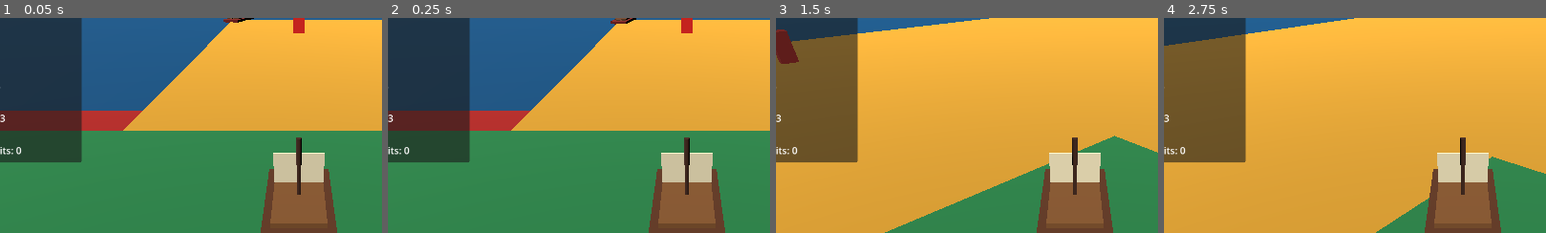
Above: before the commit, frames 1-4 (left to right).
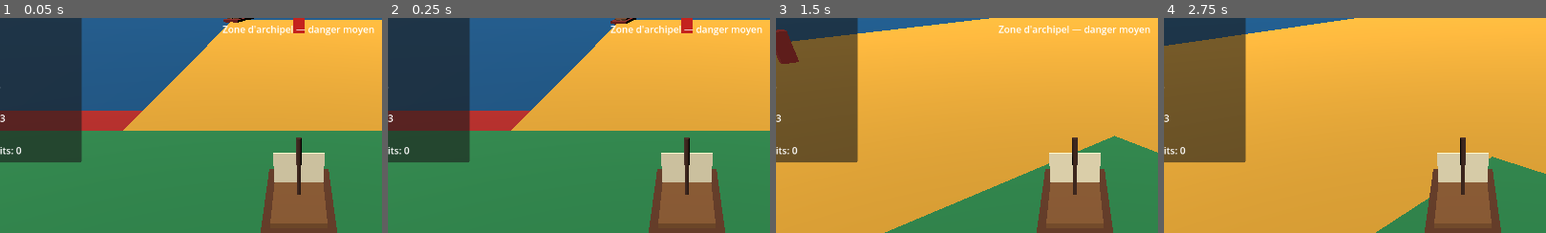
Above: after the commit, the same moments.

Repository: blou132/jeux-pirate
Game: Godot game, scene res://scenes/world/World.tscn
The game is run twice, just before and just after one commit, with the same random seed, the same clock (stepped at 60 frames per second) and the same inputs.
Inputs (mouse positions are % of the whole screen's width and height, from its top left):
- Up to frame 1 (0.05 s): no input
- Up to frame 2 (0.25 s): no input
- Up to frame 3 (1.5 s): tap Enter at 0.5 s; move the mouse to (72, 45) at 0.52 s; hold D 0.53-1.25 s; hold Z 0.53-1.25 s; click (72, 45) at 0.67 s; drag from (30, 55) to (45, 70) at 1.27 s
- Up to frame 4 (2.75 s): move the mouse to (60, 28) at 2.02 s; hold D from 2.03 s (still down); tap E at 2.1 s
The pictures show only the part of the screen within x 11-61%, y 4-54%; the shares and areas given below are measured in that part.

The runs differ from the first frame. In frame 1, 0.7% of the frame differs, in the area x 58-98%, y 3-8%; in frame 2, 0.7%; in frame 3, 0.7%; in frame 4, nothing differs.

Commit message:
feat: show danger zone entry notifications

Diff:
--- a/scenes/ui/HUD.tscn
+++ b/scenes/ui/HUD.tscn
@@ -61,3 +61,15 @@
 [node name="ContextLabel" type="Label" parent="MarginContainer/PanelContainer/VBoxContainer"]
 layout_mode = 2
 text = "Appuie sur E pour ouvrir le port"
+
+[node name="ZoneNotificationContainer" type="CenterContainer" parent="."]
+anchors_preset = 10
+anchor_right = 1.0
+offset_top = 24.0
+offset_bottom = 78.0
+grow_horizontal = 2
+
+[node name="ZoneNotificationLabel" type="Label" parent="ZoneNotificationContainer"]
+layout_mode = 2
+text = "Zone portuaire — danger faible"
+horizontal_alignment = 1
--- a/scenes/world/World.tscn
+++ b/scenes/world/World.tscn
@@ -9,6 +9,7 @@
 [ext_resource type="PackedScene" path="res://scenes/ui/PortMenu.tscn" id="7_port_menu"]
 [ext_resource type="Script" path="res://scripts/world/DebugTools.gd" id="8_debug_tools"]
 [ext_resource type="Script" path="res://scripts/world/EnemySpawnPoint.gd" id="9_enemy_spawn_point"]
+[ext_resource type="Script" path="res://scripts/world/DangerZone.gd" id="10_danger_zone"]
 
 [sub_resource type="StandardMaterial3D" id="StandardMaterial3D_ocean"]
 albedo_color = Color(0.02, 0.28, 0.45, 1)
@@ -52,6 +53,15 @@
 
 [sub_resource type="BoxMesh" id="BoxMesh_zone_hostile"]
 size = Vector3(82, 0.06, 68)
+
+[sub_resource type="BoxShape3D" id="BoxShape3D_zone_port"]
+size = Vector3(32, 5, 32)
+
+[sub_resource type="BoxShape3D" id="BoxShape3D_zone_archipelago"]
+size = Vector3(74, 5, 48)
+
+[sub_resource type="BoxShape3D" id="BoxShape3D_zone_hostile"]
+size = Vector3(82, 5, 68)
 
 [node name="World" type="Node3D"]
 script = ExtResource("1_world")
@@ -99,6 +109,14 @@
 font_size = 36
 billboard = 1
 
+[node name="PortDangerArea" type="Area3D" parent="DangerZones"]
+position = Vector3(-8, 1.5, 9)
+script = ExtResource("10_danger_zone")
+zone_message = "Zone portuaire — danger faible"
+
+[node name="CollisionShape3D" type="CollisionShape3D" parent="DangerZones/PortDangerArea"]
+shape = SubResource("BoxShape3D_zone_port")
+
 [node name="ArchipelagoDangerZone" type="MeshInstance3D" parent="DangerZones"]
 position = Vector3(28, 0.03, -22)
 mesh = SubResource("BoxMesh_zone_archipelago")
@@ -110,6 +128,14 @@
 font_size = 36
 billboard = 1
 
+[node name="ArchipelagoDangerArea" type="Area3D" parent="DangerZones"]
+position = Vector3(28, 1.5, -22)
+script = ExtResource("10_danger_zone")
+zone_message = "Zone d'archipel — danger moyen"
+
+[node name="CollisionShape3D" type="CollisionShape3D" parent="DangerZones/ArchipelagoDangerArea"]
+shape = SubResource("BoxShape3D_zone_archipelago")
+
 [node name="HostileDangerZone" type="MeshInstance3D" parent="DangerZones"]
 position = Vector3(-46, 0.02, 24)
 mesh = SubResource("BoxMesh_zone_hostile")
@@ -121,6 +147,14 @@
 font_size = 36
 billboard = 1
 
+[node name="HostileDangerArea" type="Area3D" parent="DangerZones"]
+position = Vector3(-46, 1.5, 24)
+script = ExtResource("10_danger_zone")
+zone_message = "Zone hostile — danger élevé"
+
+[node name="CollisionShape3D" type="CollisionShape3D" parent="DangerZones/HostileDangerArea"]
+shape = SubResource("BoxShape3D_zone_hostile")
+
 [node name="LootSystem" type="Node3D" parent="."]
 script = ExtResource("5_loot_system")
 
--- a/scripts/ui/HUD.gd
+++ b/scripts/ui/HUD.gd
@@ -10,6 +10,7 @@
 @onready var danger_label: Label = $MarginContainer/PanelContainer/VBoxContainer/DangerLabel
 @onready var enemies_defeated_label: Label = $MarginContainer/PanelContainer/VBoxContainer/EnemiesDefeatedLabel
 @onready var context_label: Label = $MarginContainer/PanelContainer/VBoxContainer/ContextLabel
+@onready var zone_notification_label: Label = $ZoneNotificationContainer/ZoneNotificationLabel
 
 var _player: Node
 var _game_state: Node
@@ -17,11 +18,14 @@
 var _context_message: String = ""
 var _temporary_context_message: String = ""
 var _temporary_message_version: int = 0
+var _current_zone_message: String = ""
+var _zone_notification_version: int = 0
 
 
 func _ready() -> void:
 	add_to_group("hud")
 	context_label.visible = false
+	zone_notification_label.visible = false
 	_connect_game_state()
 	_connect_upgrade_system()
 	call_deferred("_bind_player_from_tree")
@@ -146,6 +150,25 @@
 	context_label.visible = not message.is_empty()
 
 
+func show_zone_notification(message: String, duration: float = 2.5) -> void:
+	if message == _current_zone_message:
+		return
+
+	_current_zone_message = message
+	_zone_notification_version += 1
+	var notification_version := _zone_notification_version
+
+	zone_notification_label.text = message
+	zone_notification_label.visible = true
+
+	await get_tree().create_timer(duration, true).timeout
+
+	if notification_version != _zone_notification_version:
+		return
+
+	zone_notification_label.visible = false
+
+
 func _connect_upgrade_system() -> void:
 	_upgrade_system = get_node_or_null("/root/UpgradeSystem")
 	if _upgrade_system == null:
--- /dev/null
+++ b/scripts/world/DangerZone.gd
@@ -0,0 +1,17 @@
+extends Area3D
+
+@export var zone_message: String = "Zone inconnue"
+@export var notification_duration: float = 2.5
+
+
+func _ready() -> void:
+	body_entered.connect(_on_body_entered)
+
+
+func _on_body_entered(body: Node) -> void:
+	if not body.is_in_group("player"):
+		return
+
+	var hud := get_tree().get_first_node_in_group("hud")
+	if hud != null and hud.has_method("show_zone_notification"):
+		hud.show_zone_notification(zone_message, notification_duration)
Not shown: 1 places in scenes/world/World.tscn that only renumber resources
